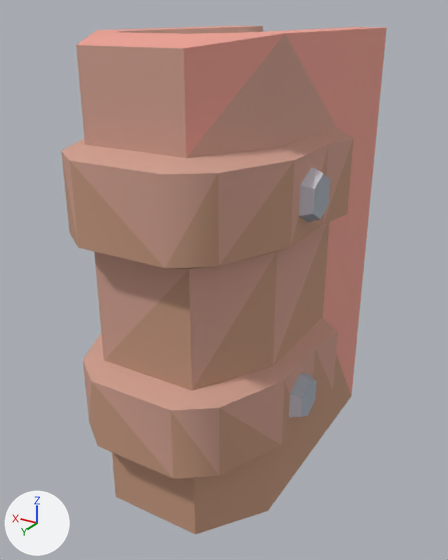
The glTF model example_game/world/props/spellbook.prop/model.glb, before and after one commit.
Both versions are drawn from a 50 mm lens placed at (-0.29, 0.492, 0.424), pointed at (0.001, 0.007, 0.182). Lighting does not change. The marker at lower left points along +X, +Y and +Z. The older version comes first. Vertices at exactly the same position are counted once.

The older version as bpy lines, for what is in view:
```python
me_model = bpy.data.meshes.new('model')
me_model.from_pydata(...)  # 148 vertices, 292 faces; spans x -0.11..0.11, y -0.16..0.16, z -0.02..0.411
me_model.materials.append(mat_style)
ob_model = bpy.data.objects.new('model', me_model)
ob_model.location = (0.0, 0.0, 0.0)
```
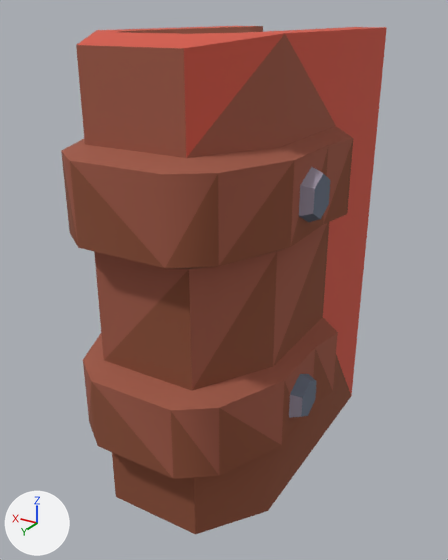
The change in detail:
me_model has 148 vertices, 292 faces and spans x -0.11..0.11, y -0.16..0.16, z -0.02..0.411.
me_model is used by ob_model.
me_model part 1: 214 faces centred in x -0.104..0.104, y -0.16..0.16, z -0.02..0.411 are repainted in the vertex colours; the middle colour goes from beige #c99b87 to brown #96543f.
me_model part 2: 48 faces centred in x -0.109..0.109, y 0.022..0.053, z 0.091..0.3 are repainted in the vertex colours; the middle colour goes from grey #adb3be to greyish blue #6a7384.
me_model part 3: 30 faces centred in x -0.106..0.106, y -0.137..0.06, z 0.002..0.39 are repainted in the vertex colours; the middle colour goes from light grey #cec9d3 to grey #9e95a6.

Changed parts and their boxes [x1, y1, x2, y2] in the pictures (448 x 560 px):
part 1 of me_model, recoloured (beige to brown)
    both: [61, 26, 387, 534]
part 2 of me_model, recoloured
    both: [290, 174, 330, 417]
part 3 of me_model, recoloured
    both: [289, 167, 323, 418]
